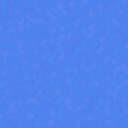
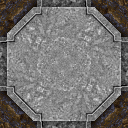
Layers edited between the first and the second 128 x 128 image:
removed layer "Pasted Layer" (was addition, 9%) over [0, 0, 128, 128]
renamed "ground 1 (1).png" to "Rock60.bmp", painted on it over [0, 0, 128, 128]
